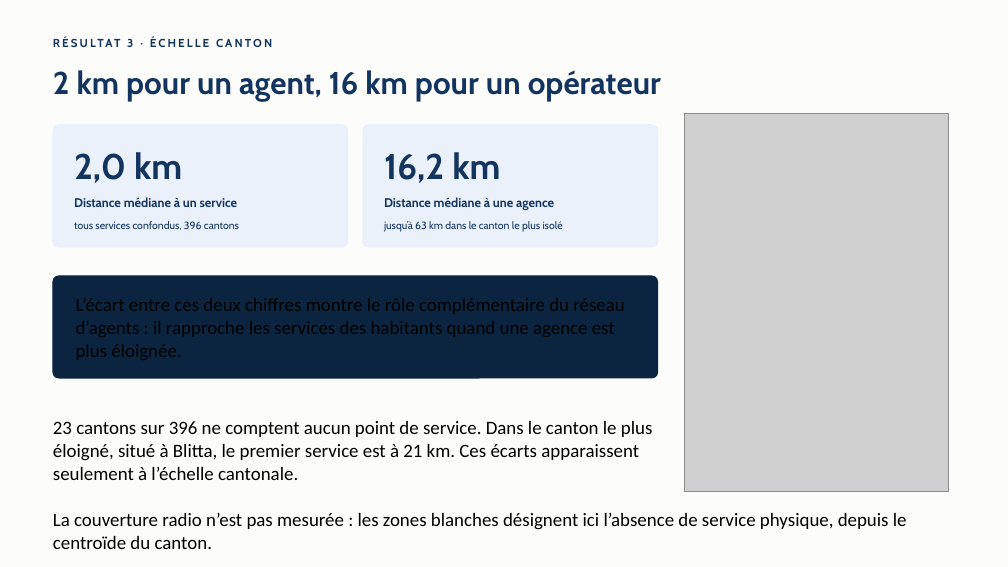
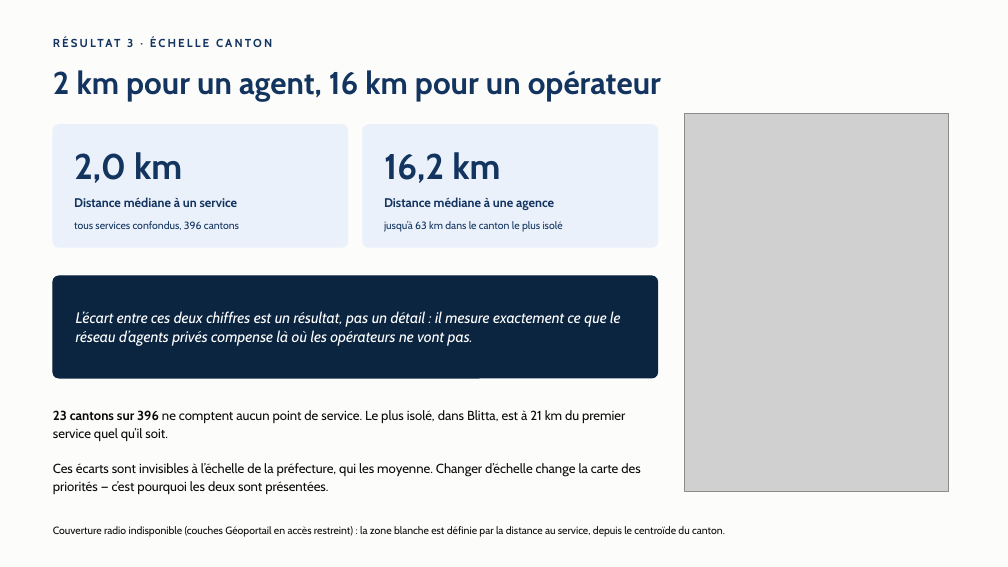
Before and after one commit to jack-junior/togo-acces-numerique, a slide deck: slide 5 of rapport/Rapport_Defi1_Acces_numerique_Togo.pptx. Drawn at 1008x567 pixels with LibreOffice and Linux fonts; fonts in the diff are those of the drawing; grey boxes stand for pictures. Boxes give left, top, right and bottom in pixels: in the first picture for what was removed or moved away, otherwise in the second. Text is boxed around its words. In the diff, an @@ line names an element or a change of style, - is before the commit and + after.

Commit message:
Preserve report layout and prevent text overflow

```diff
--- a/rapport/Rapport_Defi1_Acces_numerique_Togo.pptx
+++ b/rapport/Rapport_Defi1_Acces_numerique_Togo.pptx
@@ text added at (76,311,620,346), 14.5 pt, text #FFFFFF, italic @@
+L’écart entre ces deux chiffres est un résultat, pas un détail : il mesure exactement ce que le réseau d’agents privés compense là où les opérateurs ne vont pas.
@@ text at (53,410,640,494): text changed; size 18 to 12.5 pt; font Calibri to Cabin; text colour #000000 to #0B0B0B @@
-23 cantons sur 396 ne comptent aucun point de service. Dans le canton le plus éloigné, situé à Blitta, le premier service est à 21 km. Ces écarts apparaissent seulement à l’échelle cantonale.
+23 cantons sur 396 ne comptent aucun point de service. Le plus isolé, dans Blitta, est à 21 km du premier service quel qu’il soit.
+Ces écarts sont invisibles à l’échelle de la préfecture, qui les moyenne. Changer d’échelle change la carte des priorités — c’est pourquoi les deux sont présentées.
@@ text at (53,526,689,537): text changed; size 18 to 10 pt; font Calibri to Cabin; text colour #000000 to #0B0B0B @@
-La couverture radio n’est pas mesurée : les zones blanches désignent ici l’absence de service physique, depuis le centroïde du canton.
+Couverture radio indisponible (couches Géoportail en accès restreint) : la zone blanche est définie par la distance au service, depuis le centroïde du canton.
```
Also in this commit, not shown: 6 other slides changed.
